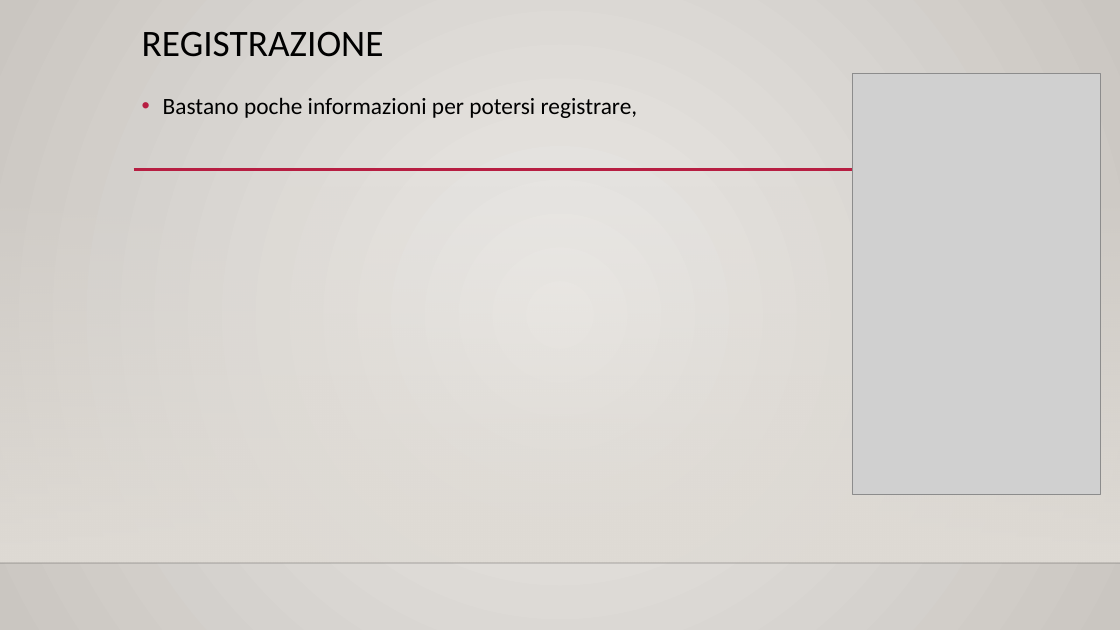
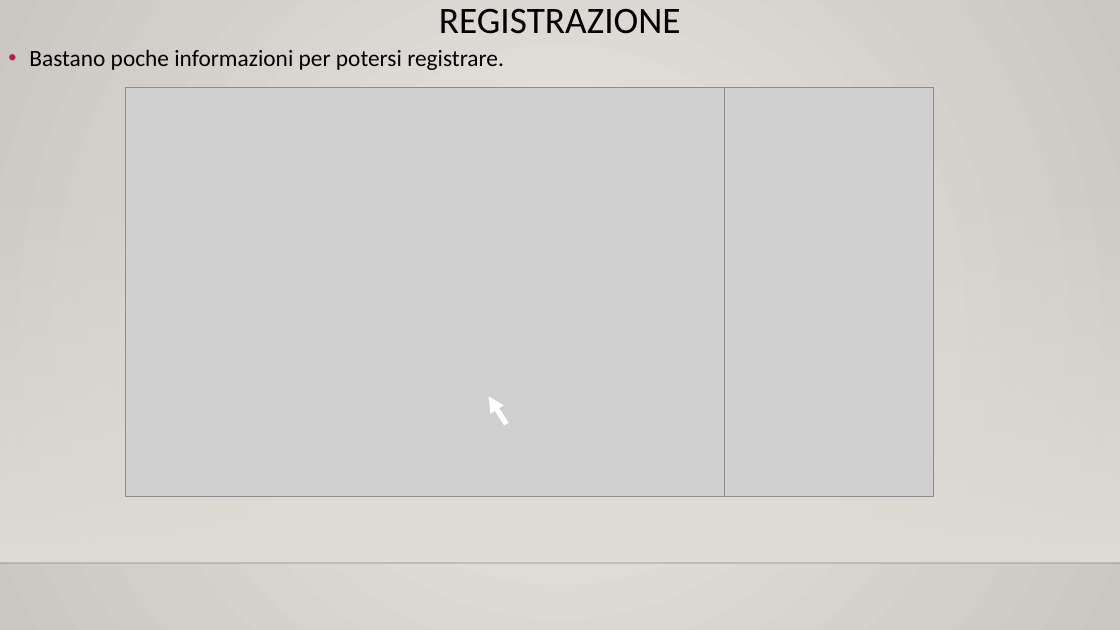
Before and after one commit to LucaNastasi/LibroAuto, a slide deck: slide 3 of presentazione.pptx. Drawn at 1120x630 pixels with LibreOffice and Linux fonts; fonts in the diff are those of the drawing; grey boxes stand for pictures; background and template pictures are left out. Boxes give left, top, right and bottom in pixels: in the first picture for what was removed or moved away, otherwise in the second. Text is boxed around its words. In the diff, an @@ line names an element or a change of style, - is before the commit and + after.

```diff
--- a/presentazione.pptx
+++ b/presentazione.pptx
@@ title "REGISTRAZIONE": place and size @@
-title "REGISTRAZIONE" at [142,31,384,57]
+title "REGISTRAZIONE" at [439,8,681,34]
@@ title "REGISTRAZIONE" at [439,8,681,34]: alignment left to centre @@
@@ text at [29,49,504,70]: text changed @@
-• Bastano poche informazioni per potersi registrare,
+• Bastano poche informazioni per potersi registrare.
@@ picture added at [125,87,723,497] @@
@@ picture: place and size @@
-picture at [853,74,1101,495]
+picture at [724,87,934,497]
@@ line removed from (134, 170) to (1017, 170) @@
@@ arrow added from (507, 424) to (489, 397), #FFFFFF 4.5 pt @@
```
Also in this commit, not shown: 6 slides added, 1 other file.
